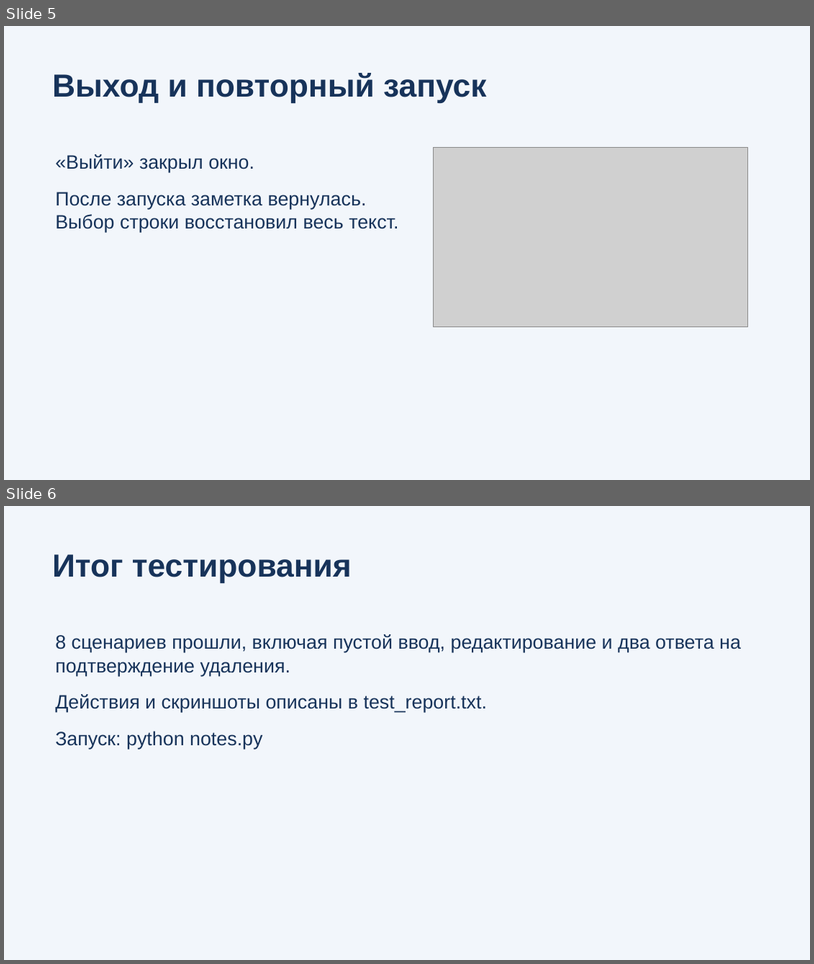
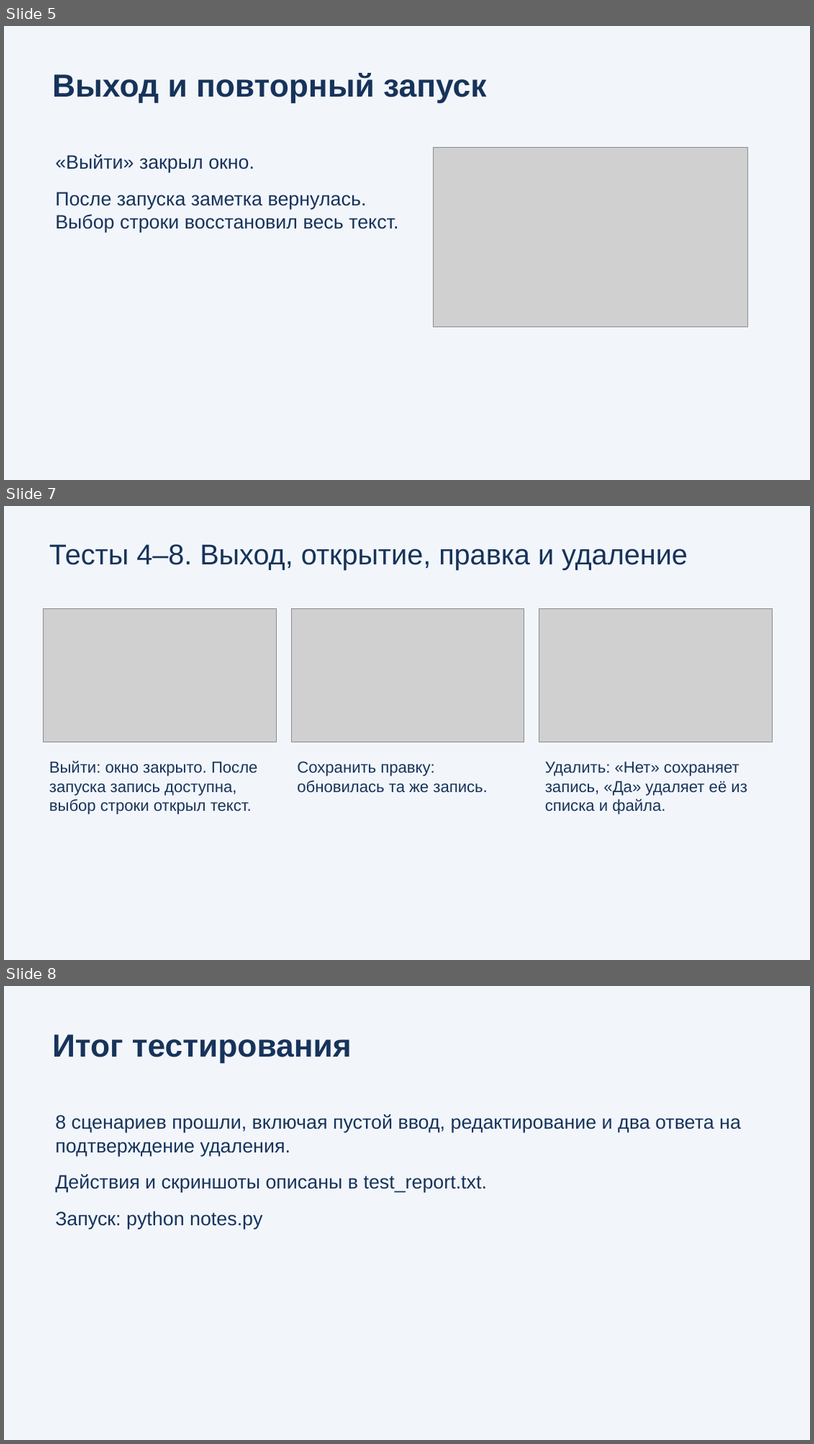
Before and after one commit to ArtikM1106/python-notes-manager, a slide deck: presentation.pptx. Shown one above the other, each under a label of ours: slides 5 and 6 before the commit, slides 5, 7 and 8 after it; the slides between them are not shown. The pictures are 814x964 and 814x1444 pixels, drawn with LibreOffice and Linux fonts; fonts in the diff are those of the drawing; grey boxes stand for pictures. Boxes give left, top, right and bottom in pixels: in the first picture for what was removed or moved away, otherwise in the second. Text is boxed around its words. In the diff, an @@ line names an element or a change of style, - is before the commit and + after.

```diff
--- a/presentation.pptx
+++ b/presentation.pptx
@@ slide 7 added at bbox=[4, 506, 810, 960], background #F2F6FB @@
@@ text added at bbox=[49, 544, 688, 570], 34 pt, text #17335A @@
+Тесты 4–8. Выход, открытие, правка и удаление
@@ picture added at bbox=[44, 609, 276, 742] @@
@@ picture added at bbox=[291, 609, 525, 742] @@
@@ picture added at bbox=[540, 609, 772, 742] @@
@@ text added at bbox=[49, 760, 257, 814], 19 pt, text #17335A @@
+Выйти: окно закрыто. После запуска запись доступна, выбор строки открыл текст.
@@ text added at bbox=[297, 761, 487, 793], 19 pt, text #17335A @@
+Сохранить правку: обновилась та же запись.
@@ text added at bbox=[545, 761, 748, 814], 19 pt, text #17335A @@
+Удалить: «Нет» сохраняет запись, «Да» удаляет её из списка и файла.
@@ what was slide 6 is now slide 8 @@
```
Also in this commit, not shown: 1 other slide added.
